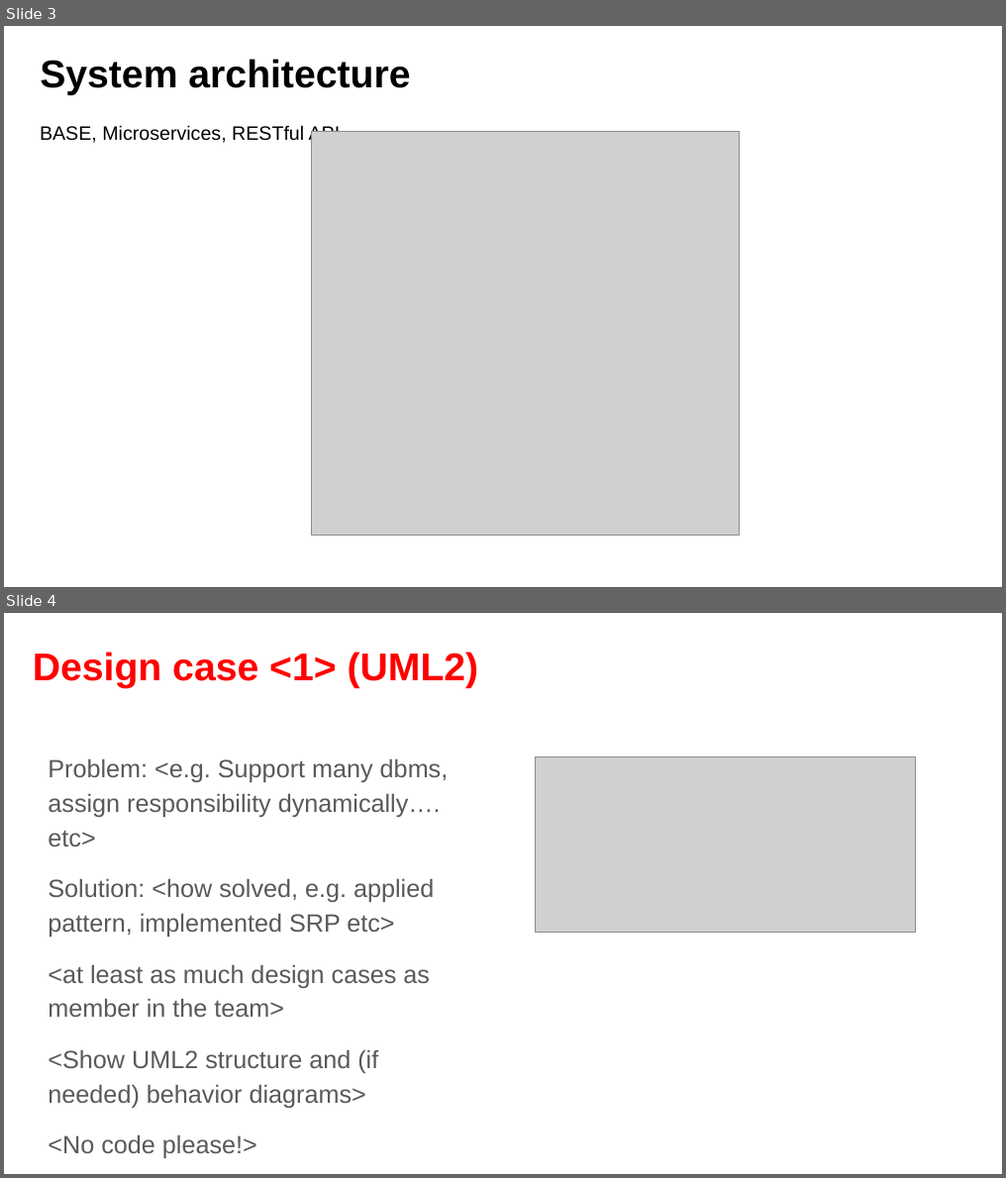
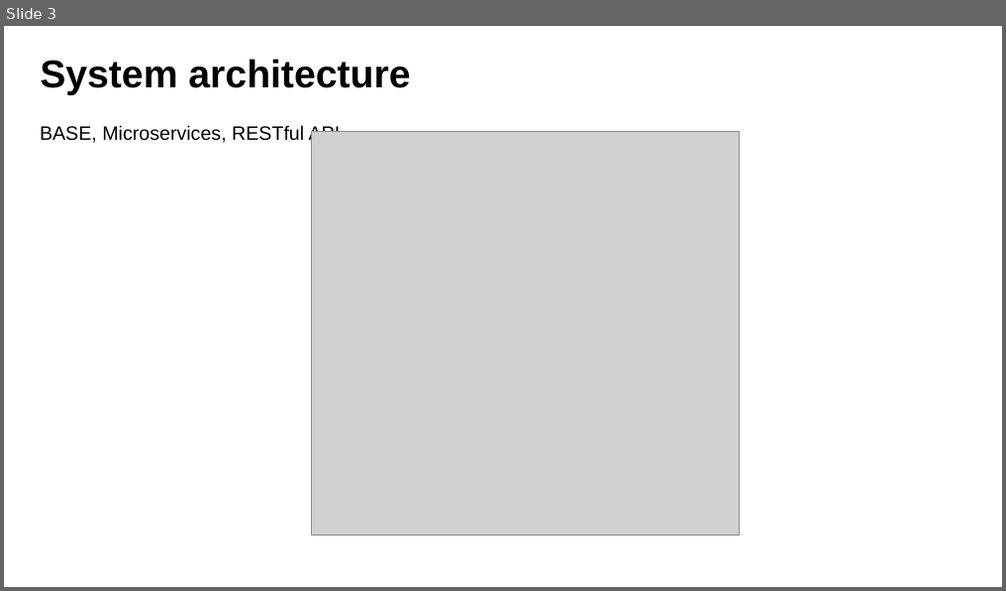
Before and after one commit to fanglores/Advanced-Software-Design, a slide deck: PracticeTasks/Module2/Task_12/Task_12.pptx. Shown one above the other, each under a label of ours: slides 3 and 4 before the commit, slide 3 after it. The pictures are 1006x1178 and 1006x591 pixels, drawn with LibreOffice and Linux fonts; fonts in the diff are those of the drawing; grey boxes stand for pictures. Boxes give left, top, right and bottom in pixels: in the first picture for what was removed or moved away, otherwise in the second. Text is boxed around its words. In the diff, an @@ line names an element or a change of style, - is before the commit and + after.

```diff
--- a/PracticeTasks/Module2/Task_12/Task_12.pptx
+++ b/PracticeTasks/Module2/Task_12/Task_12.pptx
@@ slide 4 removed at box(4, 613, 1002, 1174), background #FFFFFF @@
@@ title removed at box(33, 652, 479, 688) @@
-Design case <1> (UML2)
@@ text removed at box(48, 759, 449, 1108) @@
-Problem: <e.g. Support many dbms, assign responsibility dynamically…. etc>
-Solution: <how solved, e.g. applied pattern, implemented SRP etc>
-<at least as much design cases as member in the team>
-<Show UML2 structure and (if needed) behavior diagrams>
-<No code please!>
@@ picture removed at box(535, 757, 915, 932) @@
```
Also in this commit, not shown: 3 slides changed, 1 slide added, 1 other file.
